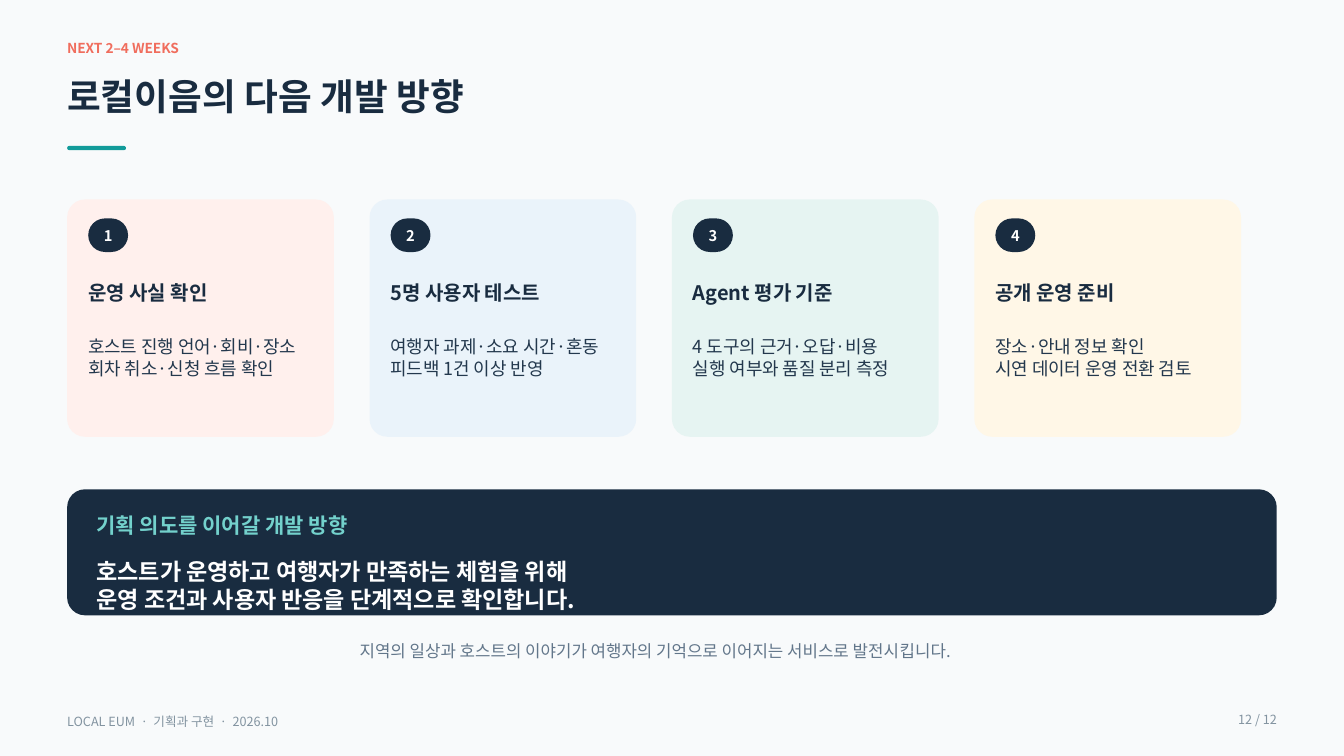
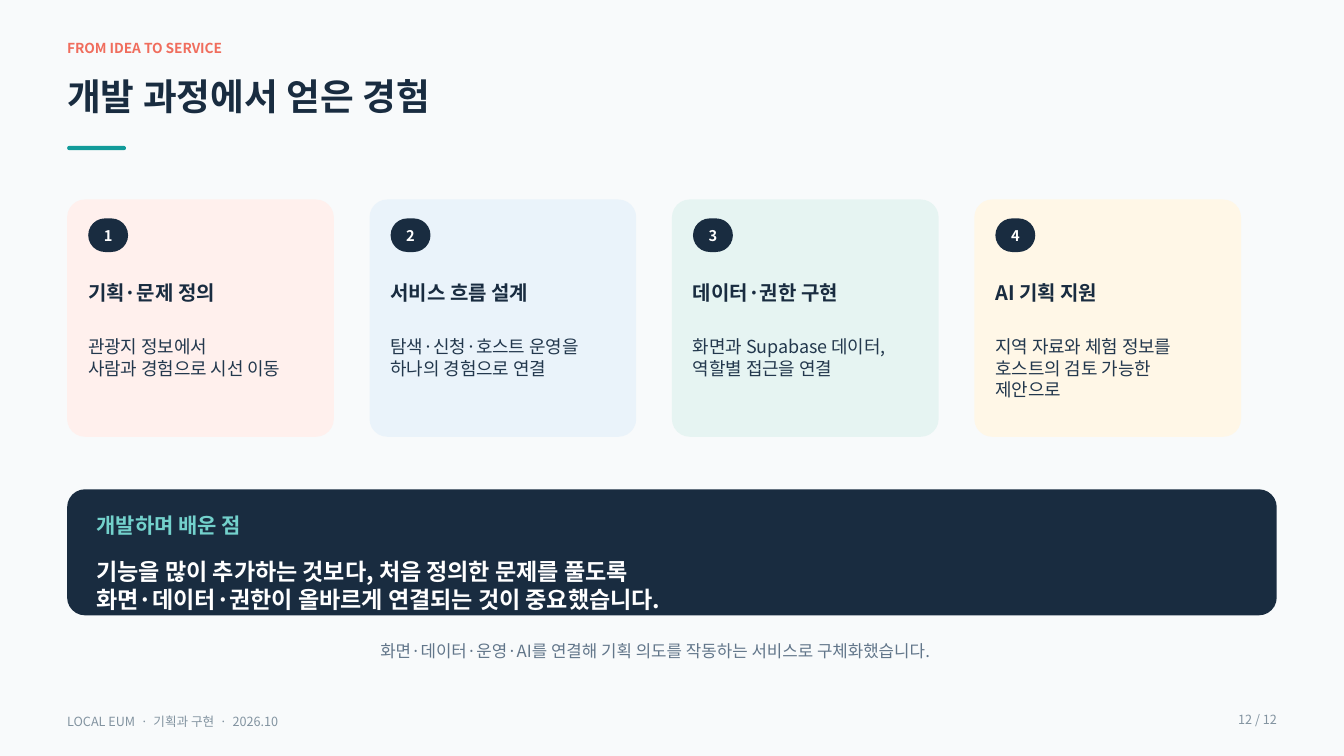
Before and after one commit to inyoung7-lab/AI-Travel-Planner, a slide deck: slide 12 of docs/local-eum/mentoring/LOCAL_EUM_MENTORING.pptx. Drawn at 1344x756 pixels with LibreOffice and Linux fonts; fonts in the diff are those of the drawing. Boxes give left, top, right and bottom in pixels: in the first picture for what was removed or moved away, otherwise in the second. Text is boxed around its words. In the diff, an @@ line names an element or a change of style, - is before the commit and + after.

```diff
--- a/docs/local-eum/mentoring/LOCAL_EUM_MENTORING.pptx
+++ b/docs/local-eum/mentoring/LOCAL_EUM_MENTORING.pptx
@@ text at bbox=[67, 42, 222, 53]: text changed @@
-NEXT 2–4 WEEKS
+FROM IDEA TO SERVICE
@@ text at bbox=[67, 79, 431, 114]: text changed @@
-로컬이음의 다음 개발 방향
+개발 과정에서 얻은 경험
@@ text at bbox=[88, 283, 215, 302]: text changed @@
-운영 사실 확인
+기획·문제 정의
@@ text at bbox=[391, 283, 529, 302]: text changed @@
-5명 사용자 테스트
+서비스 흐름 설계
@@ text at bbox=[693, 283, 838, 302]: text changed @@
-Agent 평가 기준
+데이터·권한 구현
@@ text at bbox=[995, 283, 1098, 302]: text changed @@
-공개 운영 준비
+AI 기획 지원
@@ text at bbox=[88, 338, 281, 377]: text changed @@
-호스트 진행 언어·회비·장소
-회차 취소·신청 흐름 확인
+관광지 정보에서
+사람과 경험으로 시선 이동
@@ text at bbox=[391, 338, 578, 377]: text changed @@
-여행자 과제·소요 시간·혼동
-피드백 1건 이상 반영
+탐색·신청·호스트 운영을
+하나의 경험으로 연결
@@ text at bbox=[693, 338, 885, 377]: text changed @@
-4 도구의 근거·오답·비용
-실행 여부와 품질 분리 측정
+화면과 Supabase 데이터,
+역할별 접근을 연결
@@ text at bbox=[995, 338, 1171, 398]: text changed @@
-장소·안내 정보 확인
-시연 데이터 운영 전환 검토
+지역 자료와 체험 정보를
+호스트의 검토 가능한 제안으로
@@ text at bbox=[97, 515, 241, 535]: text changed @@
-기획 의도를 이어갈 개발 방향
+개발하며 배운 점
@@ text at bbox=[97, 560, 661, 610]: text changed @@
-호스트가 운영하고 여행자가 만족하는 체험을 위해
-운영 조건과 사용자 반응을 단계적으로 확인합니다.
+기능을 많이 추가하는 것보다, 처음 정의한 문제를 풀도록
+화면·데이터·권한이 올바르게 연결되는 것이 중요했습니다.
@@ text at bbox=[380, 643, 930, 659]: text changed @@
-지역의 일상과 호스트의 이야기가 여행자의 기억으로 이어지는 서비스로 발전시킵니다.
+화면·데이터·운영·AI를 연결해 기획 의도를 작동하는 서비스로 구체화했습니다.
```
Also in this commit, not shown: 10 other slides changed, 6 other files.
